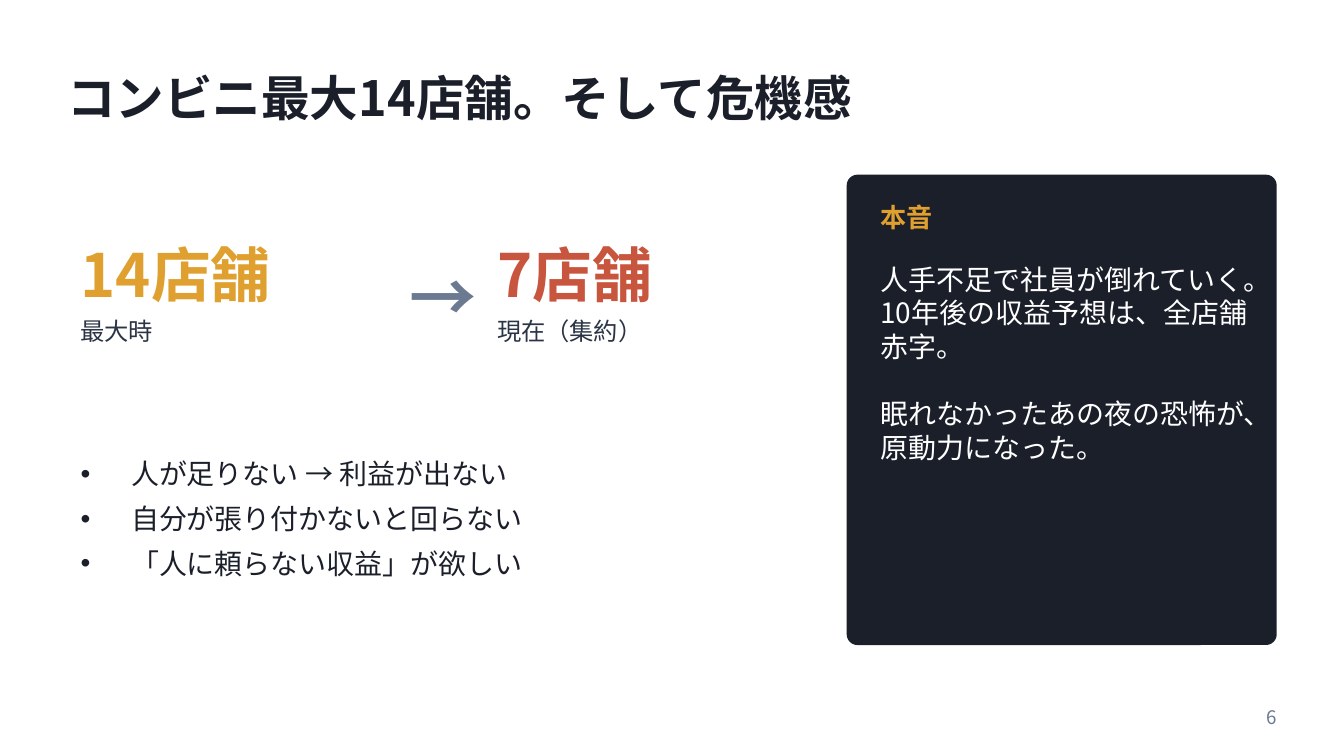
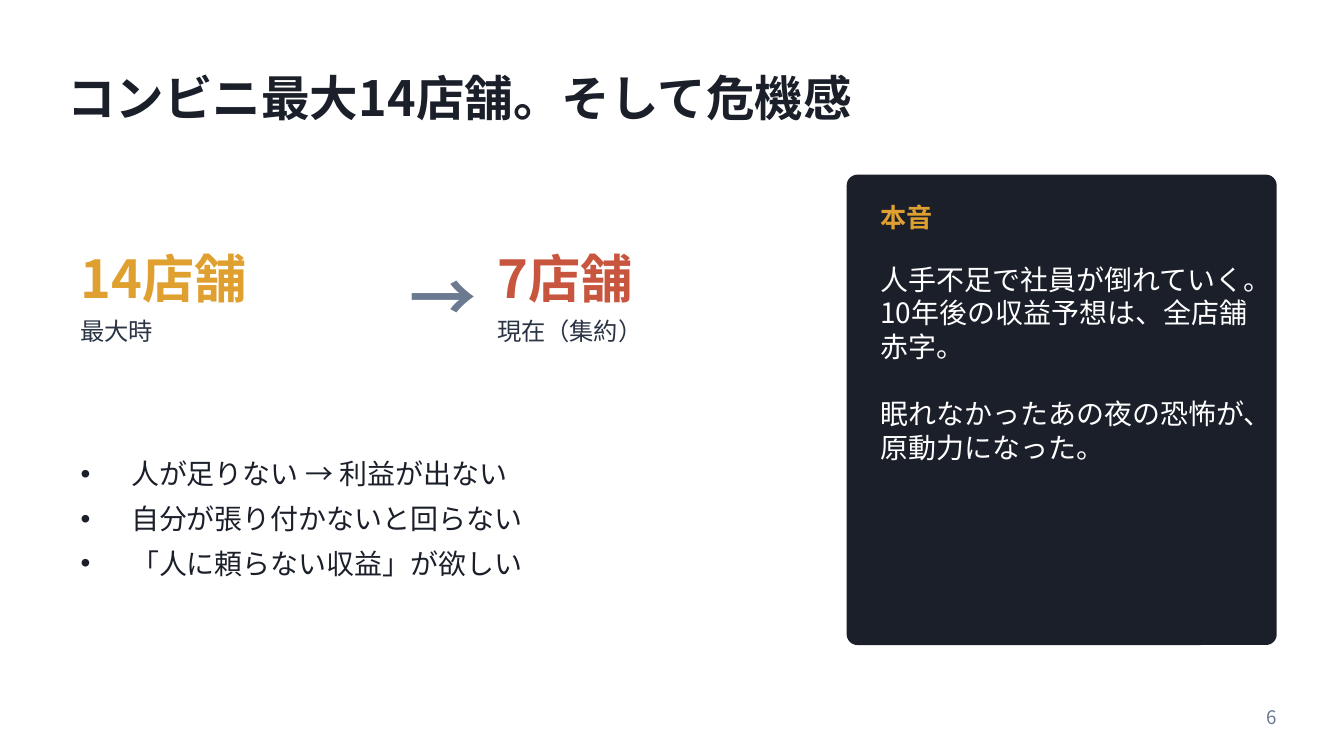
Before and after one commit to daisuke2009/avatars1, a slide deck: slide 6 of presentations/20261023_弱者の戦略_発表資料.pptx. Drawn at 1344x756 pixels with LibreOffice and Linux fonts; fonts in the diff are those of the drawing. Boxes give left, top, right and bottom in pixels: in the first picture for what was removed or moved away, otherwise in the second. Text is boxed around its words. In the diff, an @@ line names an element or a change of style, - is before the commit and + after.

```diff
--- a/presentations/20261023_弱者の戦略_発表資料.pptx
+++ b/presentations/20261023_弱者の戦略_発表資料.pptx
@@ text "14店舗" at (x1=81, y1=253, x2=247, y2=303): size 32 to 28 pt @@
@@ text "7店舗" at (x1=497, y1=253, x2=632, y2=303): size 32 to 28 pt @@
```
Also in this commit, not shown: 3 other slides changed, 2 slides added, 1 slide removed.
